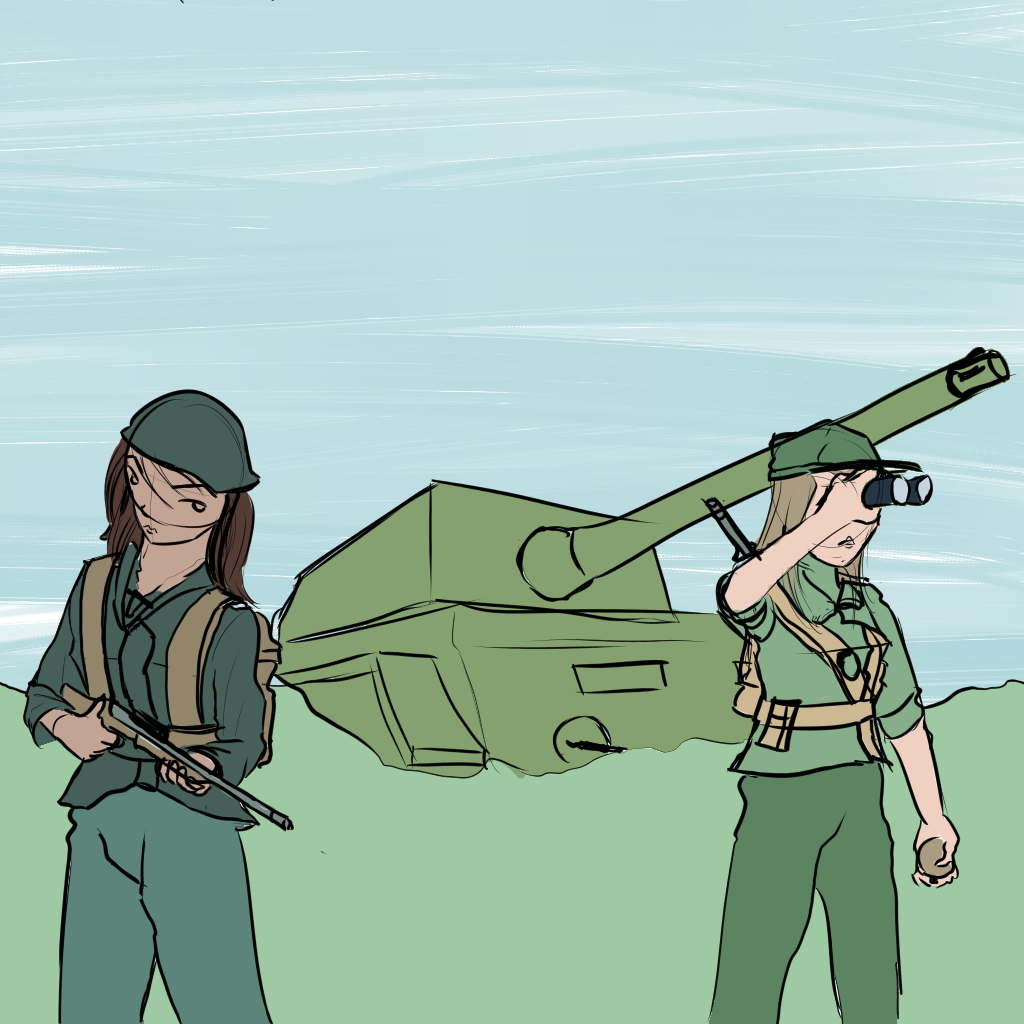
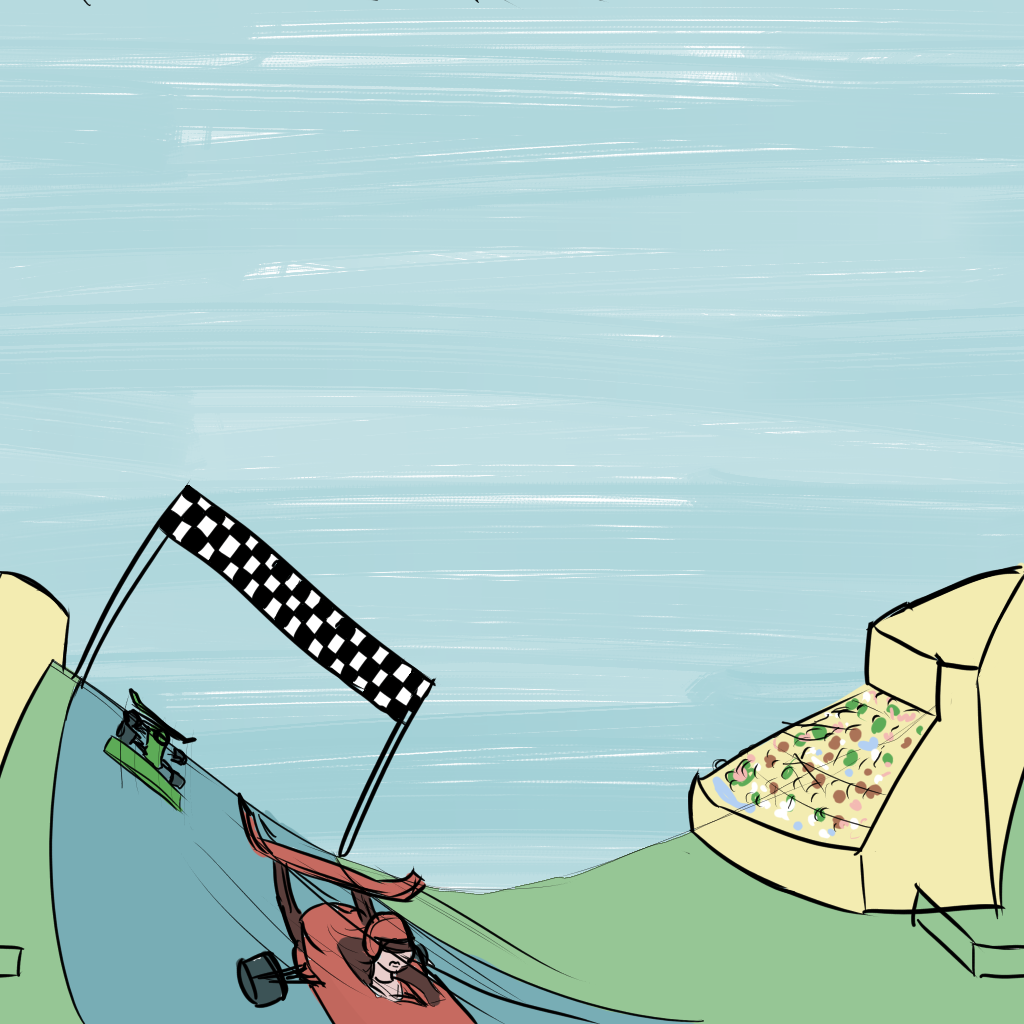
Two versions of the same layered image (1024px x 1024px). Layer-by-layer changes:
added group "Group 4" with 3 layers above "Wargame 01" over [0, 0, 1024, 1024]
added layer "Paint Layer 5" in group "Group 4" over [0, 0, 1024, 1024]
added layer "Paint Layer 6" in group "Group 4" over [0, 384, 1024, 1024]
added layer "Paint Layer 7" in group "Group 4" over [0, 0, 1024, 1024]
moved "Paint Layer 1" into group "Wargame 01" over [0, 0, 1024, 1024]
moved "Paint Layer 2" into group "Wargame 01" over [0, 256, 1024, 1024]
moved "Paint Layer 3" into group "Wargame 01", painted on it over [0, 0, 1024, 1024]
